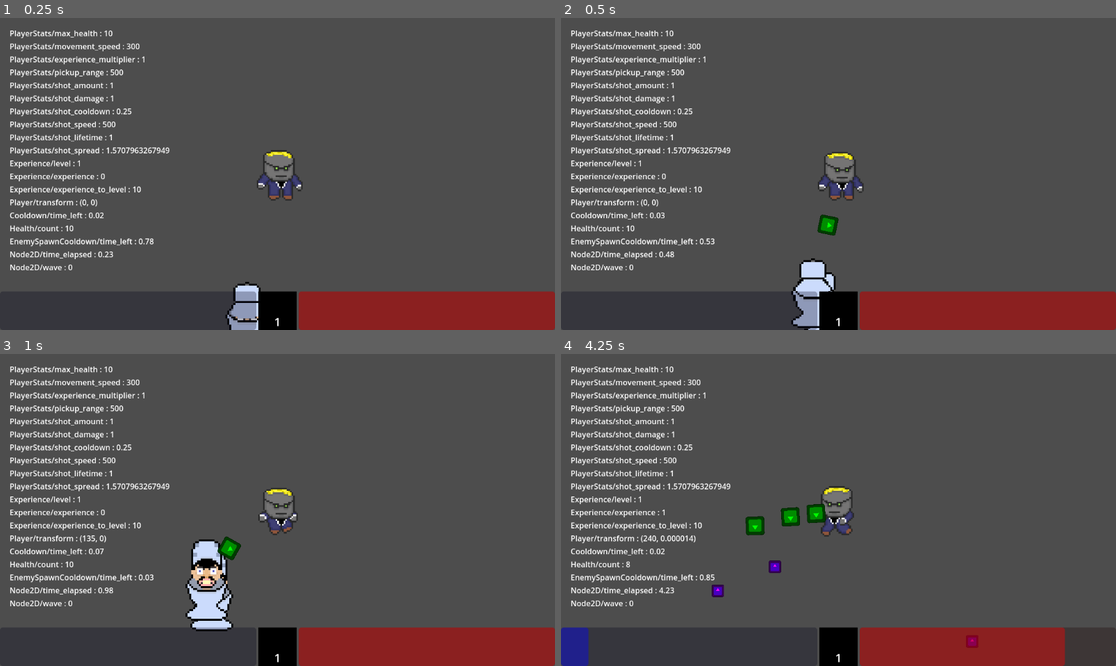
Above: before the commit, frames 1-4 (two rows, left to right).
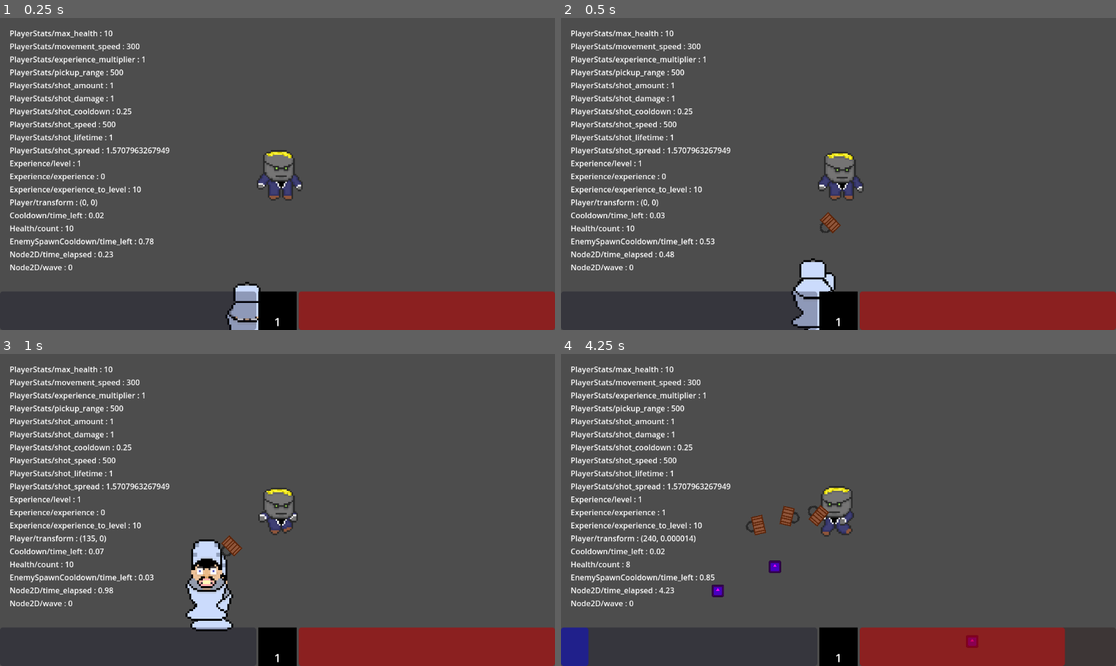
Above: after the commit, the same moments.

Repository: KatalystSoftware/FGJ24
Game: Godot game, scene res://main.tscn
Two runs of this game, one before a commit and one after it. Both use one fixed random seed, a clock stepped at 60 frames per second and the inputs below. The engine's default icon, where the game draws it, is replaced by a stand-in: a white triangle on a blue panel in a dark square.
Inputs:
- Up to frame 1 (0.25 s): no input
- Up to frame 2 (0.5 s): no input
- Up to frame 3 (1 s): hold D (move_right) from 0.53 s (still down)
- Up to frame 4 (4.25 s): release D (move_right) at 1.28 s; hold S (move_down) 1.28-2.03 s; hold D (move_right) 2.03-2.78 s; hold W (move_up) 2.78-3.53 s; hold A (move_left) from 3.53 s (still down)

Frame 1 is identical in both runs. In frame 2, 0.2% of the frame differs, in the area x 46-51%, y 62-70%; in frame 3, 0.2%; in frame 4, 0.6%, in the area x 33-49%, y 47-59%.

Commit message:
add projectile sprite

Diff:
--- a/player/scenes/player_shot.tscn
+++ b/player/scenes/player_shot.tscn
@@ -1,13 +1,13 @@
-[gd_scene load_steps=4 format=3 uid="uid://cbqigvjovo6nv"]
+[gd_scene load_steps=5 format=3 uid="uid://cbqigvjovo6nv"]
 
 [ext_resource type="Script" path="res://player/nodes/player_shot.gd" id="1_kxh37"]
-[ext_resource type="Texture2D" uid="uid://y6v62gdaff27" path="res://assets/icon.svg" id="2_285am"]
+[ext_resource type="Texture2D" uid="uid://mcg7e3ee524q" path="res://assets/suitcase_projectile.png" id="2_yj0y7"]
+[ext_resource type="Script" path="res://shared/nodes/spinning_sprite2d.gd" id="3_grlyn"]
 
 [sub_resource type="RectangleShape2D" id="RectangleShape2D_ltfi4"]
 size = Vector2(38, 38)
 
 [node name="PlayerShot" type="Area2D"]
-position = Vector2(-172, -94)
 collision_layer = 4
 collision_mask = 50
 script = ExtResource("1_kxh37")
@@ -16,9 +16,9 @@
 shape = SubResource("RectangleShape2D_ltfi4")
 
 [node name="Sprite2D" type="Sprite2D" parent="."]
-self_modulate = Color(0, 1, 0, 1)
-scale = Vector2(0.3, 0.3)
-texture = ExtResource("2_285am")
+scale = Vector2(2.4, 2.4)
+texture = ExtResource("2_yj0y7")
+script = ExtResource("3_grlyn")
 
 [node name="Lifetime" type="Timer" parent="."]
 one_shot = true
--- /dev/null
+++ b/shared/nodes/spinning_sprite2d.gd
@@ -0,0 +1,8 @@
+class_name SpinningSprite2D
+extends Sprite2D
+
+@export var rotation_speed = 10.0
+
+
+func _physics_process(delta):
+	rotation += delta * rotation_speed
